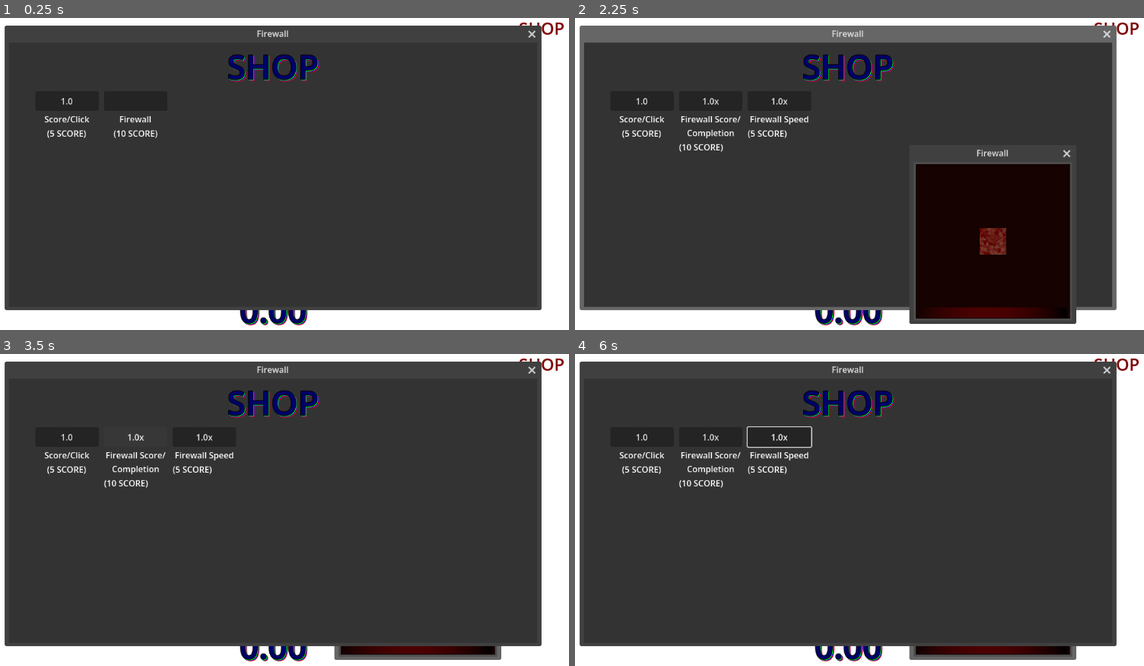
Above: before the commit, frames 1-4 (two rows, left to right).
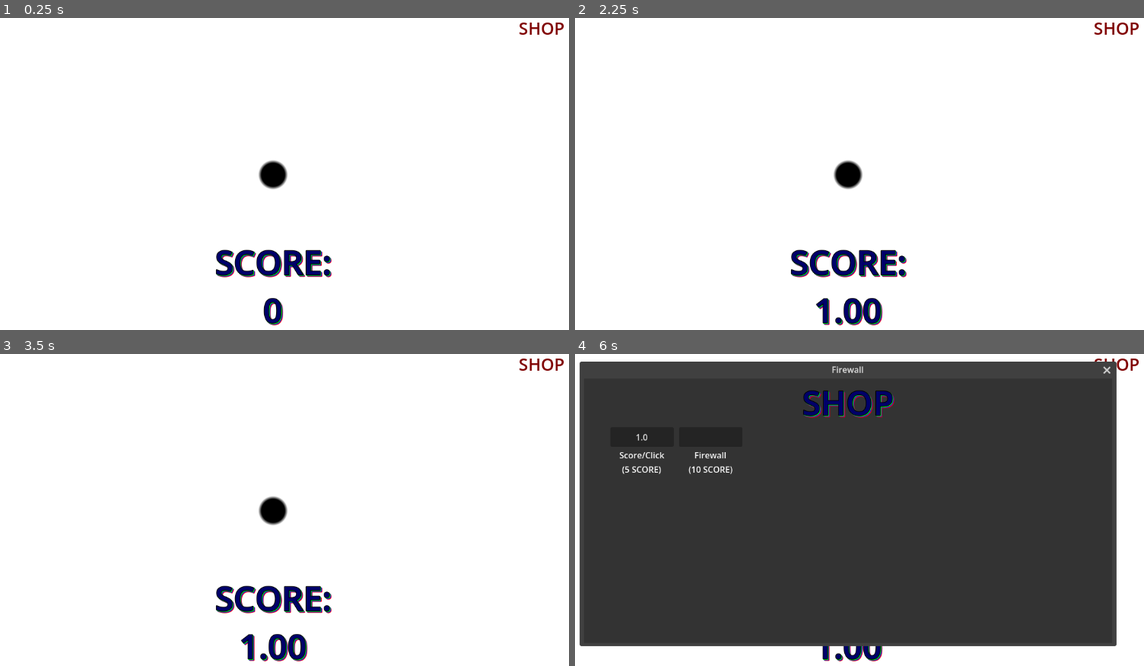
Above: after the commit, the same moments.

Repository: FreeformWave544/MiniWaves
Game: Godot game, scene res://games/Main.tscn
The game is run twice, just before and just after one commit, with the same random seed, the same clock (stepped at 60 frames per second) and the same inputs.
Inputs (mouse positions are in pixels of both pictures, inside the frame that each line leads up to):
- Up to frame 1 (0.25 s): no input
- Up to frame 2 (2.25 s): click (643, 102) at 0.5 s, where only the run before the commit has a clickable "1.0"; click (848, 174) at 1.25 s; click (711, 102) at 2.02 s
- Up to frame 3 (3.5 s): click (136, 438) at 2.75 s, where only the run before the commit has a clickable "1.0x"
- Up to frame 4 (6 s): click (779, 438) at 3.5 s, where only the run before the commit has a clickable "1.0x"; click "SHOP" at 4.25 s; click (990, 578) at 5.02 s; tap Enter at 5.75 s; move the mouse to (984, 494) at 5.77 s; hold Right from 5.78 s (still down); tap Alt at 5.85 s; click (984, 494) at 5.92 s

The runs differ from the first frame. In frame 1, 86% of the frame differs, in the area x 0-96%, y 2-99%; in frame 2, 87%; in frame 3, 87%; in frame 4, 2.3%.

Commit message:
Improved Clicker Hitbox + Other Improvements

Diff:
--- a/games/Main.tscn
+++ b/games/Main.tscn
@@ -3,6 +3,7 @@
 [ext_resource type="Script" uid="uid://0ckflli458xo" path="res://games/firewall.gd" id="1_453u2"]
 [ext_resource type="Script" uid="uid://26qx3jwmap4f" path="res://games/main.gd" id="1_d4lv7"]
 [ext_resource type="Script" uid="uid://bqmgvppvpwb0k" path="res://games/shop.gd" id="3_c4ggm"]
+[ext_resource type="Script" uid="uid://dbmkhbd0cyrtw" path="res://games/clicker.gd" id="4_mymc4"]
 
 [sub_resource type="Gradient" id="Gradient_n4hyq"]
 colors = PackedColorArray(0.36078432, 0, 0, 1, 0.4828716, 0.29208598, 0.22217631, 1)
@@ -164,6 +165,7 @@
 title = "Firewall"
 initial_position = 1
 size = Vector2i(1000, 500)
+visible = false
 min_size = Vector2i(300, 200)
 keep_title_visible = true
 script = ExtResource("3_c4ggm")
@@ -276,6 +278,47 @@
 [node name="Price" type="Label" parent="ShopWindow/ColorRect/VBoxContainer/GridContainer/FirewallSpeed" unique_id=583923008]
 layout_mode = 2
 text = "(5 SCORE)"
+
+[node name="AutoBrick" type="VBoxContainer" parent="ShopWindow/ColorRect/VBoxContainer/GridContainer" unique_id=563887249]
+visible = false
+layout_mode = 2
+
+[node name="AutoBrick" type="Button" parent="ShopWindow/ColorRect/VBoxContainer/GridContainer/AutoBrick" unique_id=1903223449]
+custom_minimum_size = Vector2(37, 37)
+layout_mode = 2
+text = "false"
+
+[node name="Label" type="Label" parent="ShopWindow/ColorRect/VBoxContainer/GridContainer/AutoBrick" unique_id=731320742]
+custom_minimum_size = Vector2(120, 0)
+layout_mode = 2
+text = "Auto Brick"
+horizontal_alignment = 1
+autowrap_mode = 3
+
+[node name="Price" type="Label" parent="ShopWindow/ColorRect/VBoxContainer/GridContainer/AutoBrick" unique_id=86254728]
+layout_mode = 2
+text = "(5000 SCORE)"
+
+[node name="AutoBrickDelay" type="VBoxContainer" parent="ShopWindow/ColorRect/VBoxContainer/GridContainer" unique_id=521438388]
+visible = false
+layout_mode = 2
+
+[node name="AutoBrickDelay" type="Button" parent="ShopWindow/ColorRect/VBoxContainer/GridContainer/AutoBrickDelay" unique_id=1364779633]
+custom_minimum_size = Vector2(37, 37)
+layout_mode = 2
+text = "1.5s"
+
+[node name="Label" type="Label" parent="ShopWindow/ColorRect/VBoxContainer/GridContainer/AutoBrickDelay" unique_id=1710716265]
+custom_minimum_size = Vector2(120, 0)
+layout_mode = 2
+text = "Auto Brick Delay
+(Seconds)"
+horizontal_alignment = 1
+autowrap_mode = 3
+
+[node name="Price" type="Label" parent="ShopWindow/ColorRect/VBoxContainer/GridContainer/AutoBrickDelay" unique_id=1345087232]
+layout_mode = 2
+text = "(5000 SCORE)"
 
 [node name="Clicker" type="TextureButton" parent="." unique_id=359123432]
 layout_mode = 0
@@ -286,6 +329,7 @@
 texture_normal = SubResource("GradientTexture2D_mymc4")
 texture_pressed = SubResource("GradientTexture2D_f8qac")
 texture_hover = SubResource("GradientTexture2D_laumy")
+script = ExtResource("4_mymc4")
 
 [node name="Score" type="Label" parent="." unique_id=299729477]
 layout_mode = 1
@@ -329,5 +373,7 @@
 [connection signal="pressed" from="ShopWindow/ColorRect/VBoxContainer/GridContainer/Firewall/Firewall" to="ShopWindow" method="_on_firewall_pressed"]
 [connection signal="pressed" from="ShopWindow/ColorRect/VBoxContainer/GridContainer/FirewallClick/FirewallClick" to="ShopWindow" method="_on_firewall_click_pressed"]
 [connection signal="pressed" from="ShopWindow/ColorRect/VBoxContainer/GridContainer/FirewallSpeed/FirewallSpeed" to="ShopWindow" method="_on_firewall_speed_pressed"]
+[connection signal="pressed" from="ShopWindow/ColorRect/VBoxContainer/GridContainer/AutoBrick/AutoBrick" to="ShopWindow" method="_on_auto_brick_pressed"]
+[connection signal="pressed" from="ShopWindow/ColorRect/VBoxContainer/GridContainer/AutoBrickDelay/AutoBrickDelay" to="ShopWindow" method="_on_auto_brick_delay_pressed"]
 [connection signal="pressed" from="Clicker" to="." method="_on_clicker_pressed"]
 [connection signal="pressed" from="Shop" to="." method="_on_shop_pressed"]
--- /dev/null
+++ b/games/clicker.gd
@@ -0,0 +1,6 @@
+extends TextureButton
+
+func _ready() -> void:
+	var bitmap = BitMap.new()
+	bitmap.create_from_image_alpha(texture_normal.get_image())
+	texture_click_mask = bitmap
--- a/games/firewall.gd
+++ b/games/firewall.gd
@@ -10,5 +10,11 @@
 	get_parent().update()
 	_on_visibility_changed()
 
-func _physics_process(_delta: float) -> void:
-	if visible: $TextureProgressBar.value -= 0.05
+var brickTimer := 0.0
+func _physics_process(delta: float) -> void:
+	if visible:
+		if "AutoBrick" in Upgrades.upgrades: brickTimer += delta
+		$TextureProgressBar.value -= 0.05
+		if brickTimer >= max(0.0, Upgrades.upgrades["AutoBrickDelay"]) and Upgrades.upgrades["AutoBrick"] == true:
+			brickTimer = 0.0
+			$Block.pressed.emit()
--- a/games/shop.gd
+++ b/games/shop.gd
@@ -35,15 +35,36 @@
 	$ColorRect/VBoxContainer/GridContainer/PerClick/PerClick.text = "%.1f" % Upgrades.upgrades["Click"]
 	$ColorRect/VBoxContainer/GridContainer/FirewallClick/FirewallClick.text = "%.1fx" % Upgrades.upgrades["Firewall"]
 	$ColorRect/VBoxContainer/GridContainer/FirewallSpeed/FirewallSpeed.text = "%.1fx" % Upgrades.upgrades["FirewallSpeed"]
+	$ColorRect/VBoxContainer/GridContainer/AutoBrickDelay/AutoBrickDelay.text = "%.1fs" % Upgrades.upgrades["AutoBrickDelay"]
 
-func _on_visibility_changed() -> void:
+func _on_visibility_changed() -> void: update()
+
+func _on_close_requested() -> void: hide()
+
+func _on_firewall_pressed() -> void:
+	var price = int($ColorRect/VBoxContainer/GridContainer/Firewall/Price.text.lstrip("(").rstrip(" SCORE)"))
+	if get_parent().score < price: return
+	get_parent().score -= price
+	$ColorRect/VBoxContainer/GridContainer/FirewallClick.show()
+	$ColorRect/VBoxContainer/GridContainer/FirewallSpeed.show()
+	$ColorRect/VBoxContainer/GridContainer/AutoBrick.show()
+	$ColorRect/VBoxContainer/GridContainer/Firewall.hide()
+	$"../Firewall".show()
 	update()
 
-func _on_close_requested() -> void:
-	hide()
+func _on_auto_brick_pressed() -> void:
+	var price = int($ColorRect/VBoxContainer/GridContainer/AutoBrick/Price.text.lstrip("(").rstrip(" SCORE)"))
+	if get_parent().score < price: return
+	get_parent().score -= price
+	Upgrades.upgrades["AutoBrick"] = true
+	$ColorRect/VBoxContainer/GridContainer/AutoBrick.hide()
+	$ColorRect/VBoxContainer/GridContainer/AutoBrickDelay.show()
+	update()
 
-func _on_firewall_pressed() -> void:
-	$ColorRect/VBoxContainer/GridContainer/FirewallClick.show()
-	$ColorRect/VBoxContainer/GridContainer/FirewallSpeed.show()
-	$ColorRect/VBoxContainer/GridContainer/Firewall.hide()
-	$"../Firewall".show()
+func _on_auto_brick_delay_pressed() -> void:
+	var price = int($ColorRect/VBoxContainer/GridContainer/AutoBrickDelay/Price.text.lstrip("(").rstrip(" SCORE)"))
+	if get_parent().score < price: return
+	get_parent().score -= price
+	Upgrades.upgrades["AutoBrickDelay"] -= 0.1
+	update()
+	if Upgrades.upgrades["AutoBrickDelay"] <= 0.2: $ColorRect/VBoxContainer/GridContainer/AutoBrickDelay.hide()
--- a/upgrades.gd
+++ b/upgrades.gd
@@ -3,5 +3,6 @@
 var upgrades = {
 	"Firewall": 1.0,
 	"FirewallSpeed": 1.0,
-	"Click": 1.0
+	"Click": 1.0,
+	"AutoBrickDelay": 1.5
 }
Not shown, added: export_presets.cfg
Not shown, added: games/clicker.gd.uid
